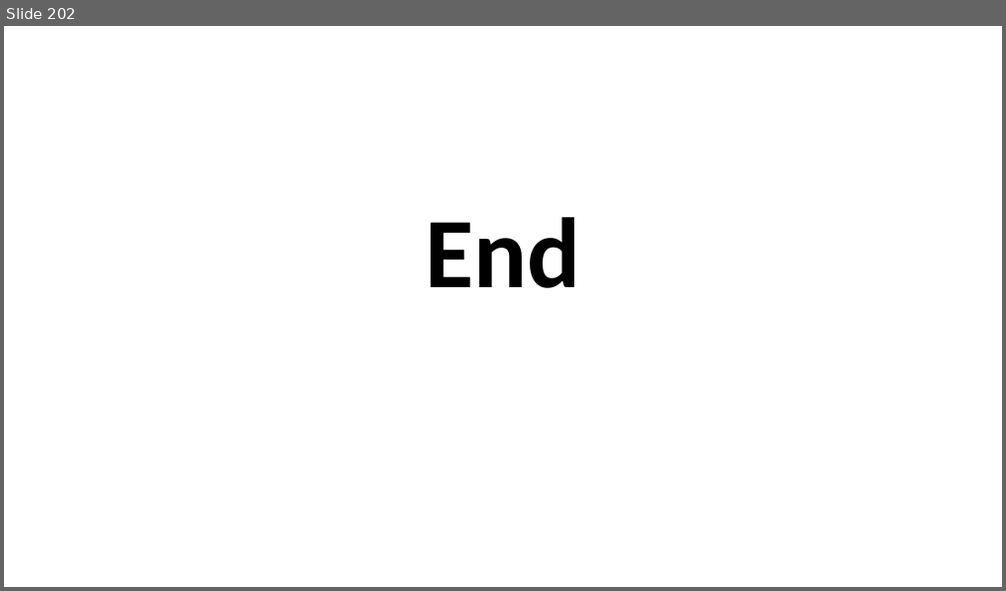
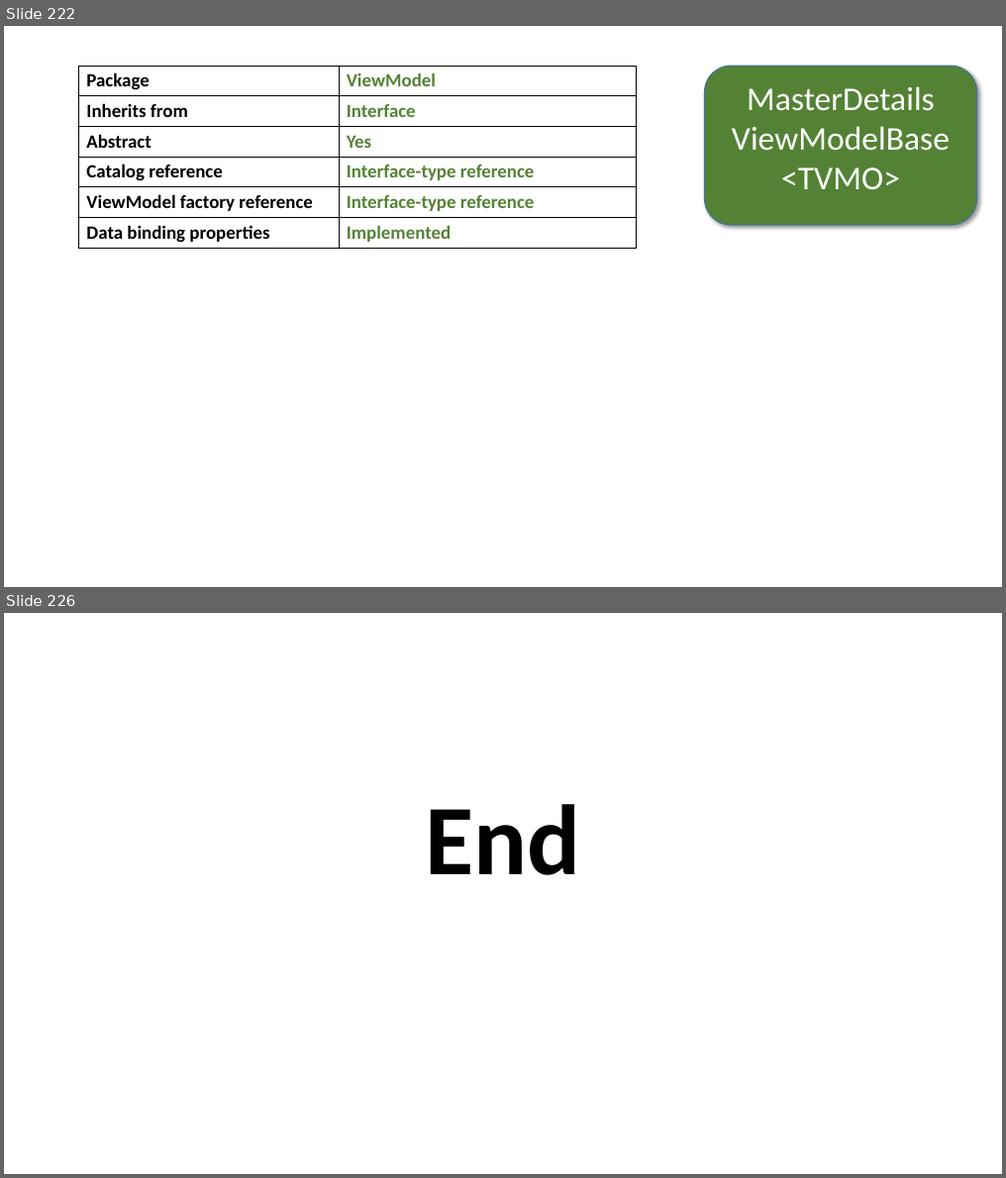
Before and after one commit to perl-easj/Teaching-materials, a slide deck: MVVMStarterDocumentation/MVVMStarter Class Library.pptx. Shown one above the other, each under a label of ours: slide 202 before the commit, slides 222 and 226 after it; the slides between them are not shown. The pictures are 1006x591 and 1006x1178 pixels, drawn with LibreOffice and Linux fonts; fonts in the diff are those of the drawing. Boxes give left, top, right and bottom in pixels: in the first picture for what was removed or moved away, otherwise in the second. Text is boxed around its words. In the diff, an @@ line names an element or a change of style, - is before the commit and + after.

Commit message:
Updated presentation with sections on Domain, Catalog and ViewModel classes
Updated presentation with sections on Domain, Catalog and ViewModel
classes

```diff
--- a/MVVMStarterDocumentation/MVVMStarter Class Library.pptx
+++ b/MVVMStarterDocumentation/MVVMStarter Class Library.pptx
@@ slide 222 added at box(4, 26, 1002, 587), background #FFFFFF @@
@@ table added at box(79, 66, 636, 248), 6 rows, 2 columns @@
+Package | ViewModel
+Inherits from | Interface
+Abstract | Yes
+Catalog reference | Interface-type reference
+ViewModel factory reference | Interface-type reference
+Data binding properties | Implemented
@@ rounded rectangle added at box(705, 66, 977, 225), fill #548235, outline #43739E 1 pt, 32 pt, text #FFFFFF @@
+MasterDetails
+ViewModelBase
+<TVMO>
@@ what was slide 202 is now slide 226 @@
```
Also in this commit, not shown: 1 slide changed, 23 other slides added, 1 other file.
